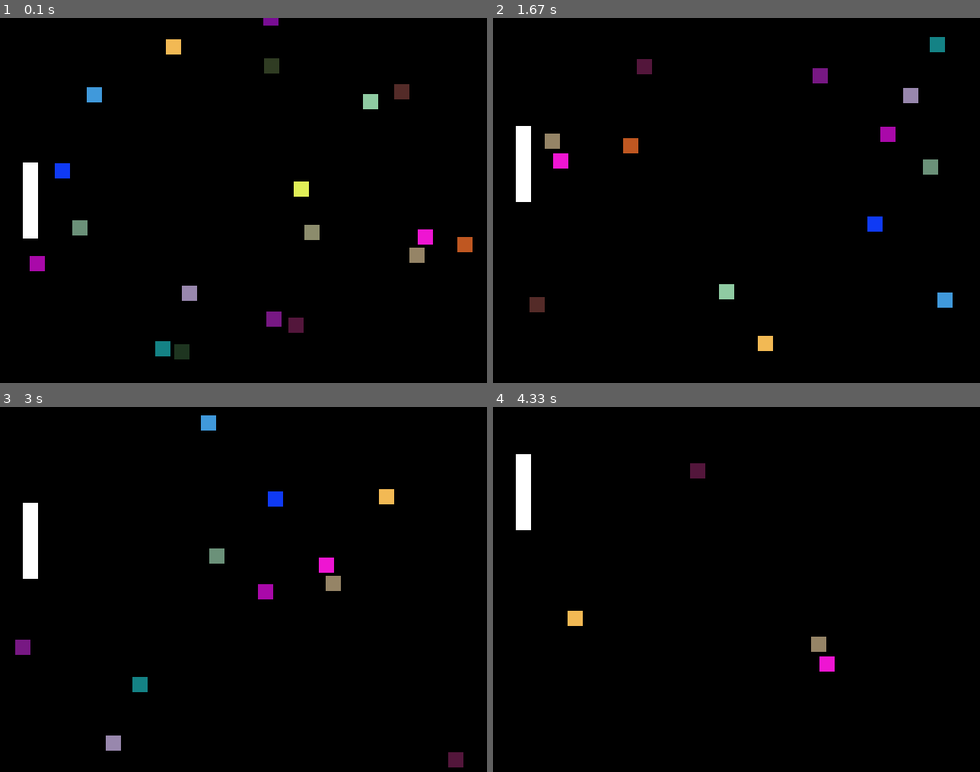
Above: before the commit, frames 1-4 (two rows, left to right).
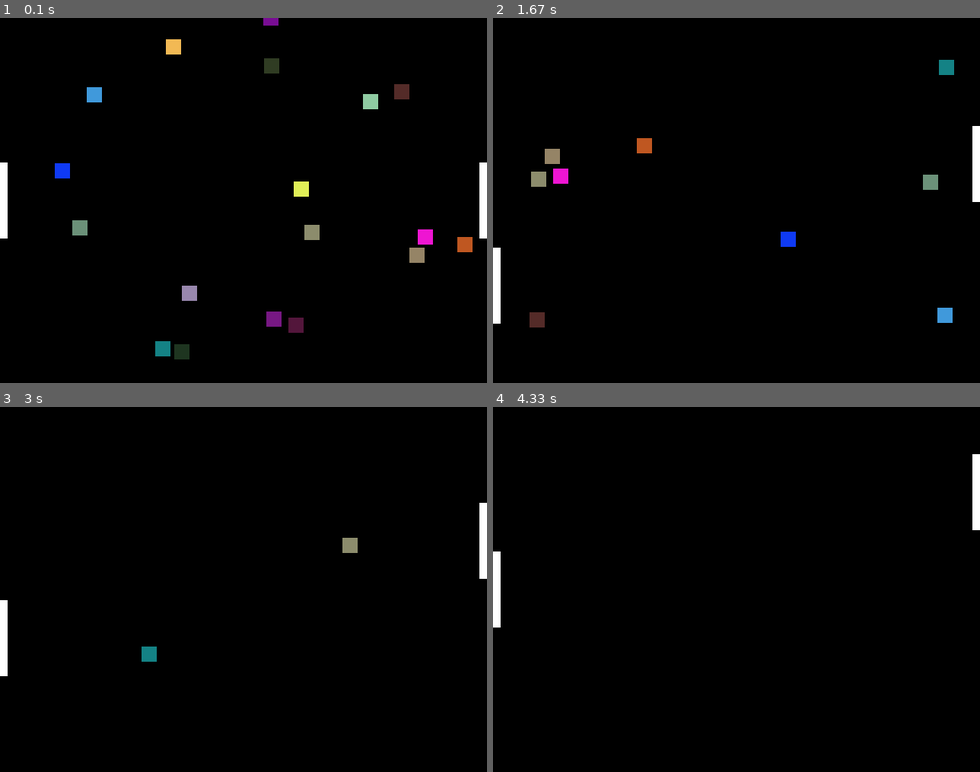
Above: after the commit, the same moments.

Repository: JackFurby/PingAI
Game: pygame game, started from simplepygame.py
Same seed, same stepped clock (60 frames per second), same inputs: the game is played once before the commit and once after it.
Inputs:
- Up to frame 1 (0.1 s): no input
- Up to frame 2 (1.67 s): hold S 0.33-0.8 s; hold Up 0.33-0.8 s; hold Up 0.83-1.3 s; hold W 0.83-1.3 s; hold Down 1.33-1.63 s; hold S 1.33-1.63 s
- Up to frame 3 (3 s): hold Up 1.67-2.03 s; hold W 1.67-2.03 s; hold Down 2.07-2.43 s; hold S 2.07-2.43 s; hold Up 2.47-2.77 s; hold W 2.47-2.77 s; hold Down from 2.8 s (still down); hold S from 2.8 s (still down)
- Up to frame 4 (4.33 s): release Down at 3.1 s; release S at 3.1 s; hold Up 3.13-3.5 s; hold W 3.13-3.5 s; hold Down 3.53-3.9 s; hold S 3.53-3.9 s; hold Up 3.93-4.23 s; hold W 3.93-4.23 s; hold Down from 4.27 s (still down); hold S from 4.27 s (still down)

The runs differ from the first frame. In frame 1, 1.4% of the frame differs, in the area x 0-100%, y 39-70%; in frame 2, 4.2%, in the area x 0-100%, y 5-92%; in frame 3, 3.0%; in frame 4, 1.8%.

Commit message:
Local multiplayer, improved collision

Diff:
--- a/simplepygame.py
+++ b/simplepygame.py
@@ -23,47 +23,69 @@
 	}
 	balls.append(ball)
 
-bat = {
-	"x": 40,
+bat_l = {
+	"x": 5,
 	"y": HEIGHT/2,
-	"width": 10, # actually, half the width and height
+	"width": 5, # actually, half the width and height
 	"height": 50,
 	"color": white,
 	"speed": 8
 }
 
+bat_r = bat_l.copy()
+bat_r["x"] = WIDTH - bat_r["x"]
+
 
 def update():
 	keys = pygame.key.get_pressed()
-	if keys[K_DOWN] and bat["y"] < HEIGHT - bat["height"]:
-		bat["y"] += bat["speed"]
-	if keys[K_UP] and bat["y"] > bat["height"]:
-		bat["y"] -= bat["speed"]
 
+	if keys[K_s] and bat_l["y"] < HEIGHT - bat_l["height"]:
+		bat_l["y"] += bat_l["speed"]
+	if keys[K_w] and bat_l["y"] > bat_l["height"]:
+		bat_l["y"] -= bat_l["speed"]
+
+	if keys[K_DOWN] and bat_r["y"] < HEIGHT - bat_r["height"]:
+		bat_r["y"] += bat_r["speed"]
+	if keys[K_UP] and bat_r["y"] > bat_r["height"]:
+		bat_r["y"] -= bat_r["speed"]
 	deleted  = []
 	for ball in balls:
-		ball["x"] += ball["xvel"]
-		ball["y"] += ball["yvel"]
 
-		# bat collision
-		if (abs(ball["y"] - bat["y"]) < (bat["height"] + ball["r"])) and (abs(ball["x"] - bat["x"]) < (bat["width"] + ball["r"])):
-			ball["xvel"] *= -1
+		# bat_l collision
+		#if (abs(ball["y"] - bat_l["y"]) < (bat_l["height"] + ball["r"])) and (abs(ball["x"] - bat_l["x"]) < (bat_l["width"] + ball["r"])):
+		#	ball["xvel"] *= -1
 
 		# wall collision
-		if (ball["xvel"] > 0 and ball["x"] + ball["r"] >= WIDTH):
-			ball["xvel"] *= -1
-		if (ball["yvel"] > 0 and ball["y"] + ball["r"] >= HEIGHT) or (ball["yvel"] < 0 and ball["y"] <= 0):
+		x2 = ball["x"] + ball["xvel"]
+		y2 = ball["y"] + ball["yvel"]
+
+		if x2 < 0:
+			yint = -(ball["yvel"]/ball["xvel"]) * ball["x"] + ball["y"]
+			if bat_l["y"] - bat_l["height"] < yint < bat_l["y"] + bat_l["height"]: # bounce
+				x2 = -x2
+				ball["xvel"] *= -1
+			else: # don't bounce
+				deleted.append(ball)
+		elif x2 > WIDTH:
+			yint = (ball["yvel"]/-ball["xvel"]) * (WIDTH - ball["x"]) + ball["y"]
+			if bat_r["y"] - bat_r["height"] < yint < bat_r["y"] + bat_r["height"]: # bounce
+				x2 = WIDTH - (x2-WIDTH)
+				ball["xvel"] *= -1
+			else: # don't bounce
+				deleted.append(ball)
+		if y2 < 0 or y2 > HEIGHT:
 			ball["yvel"] *= -1
 
-		if ball["x"] - ball["r"] < 0:
-			deleted.append(ball)
+		ball["x"] = x2
+		ball["y"] = y2
 
 	for ball in deleted:
 		balls.remove(ball)
 
 def render():
 	screen.fill((0, 0, 0)) # clear the screen with black
-	pygame.draw.rect(screen, bat["color"], (bat["x"]-bat["width"], bat["y"]-bat["height"], bat["width"]*2, bat["height"]*2), 0)
+	pygame.draw.rect(screen, bat_l["color"], (bat_l["x"]-bat_l["width"], bat_l["y"]-bat_l["height"], bat_l["width"]*2, bat_l["height"]*2), 0)
+	pygame.draw.rect(screen, bat_r["color"], (bat_r["x"]-bat_r["width"], bat_r["y"]-bat_r["height"], bat_r["width"]*2, bat_r["height"]*2), 0)
 
 	for ball in balls:
 		pygame.draw.rect(screen, ball["color"], (ball["x"]-ball["r"], ball["y"]-ball["r"], ball["r"]*2, ball["r"]*2), 0)
